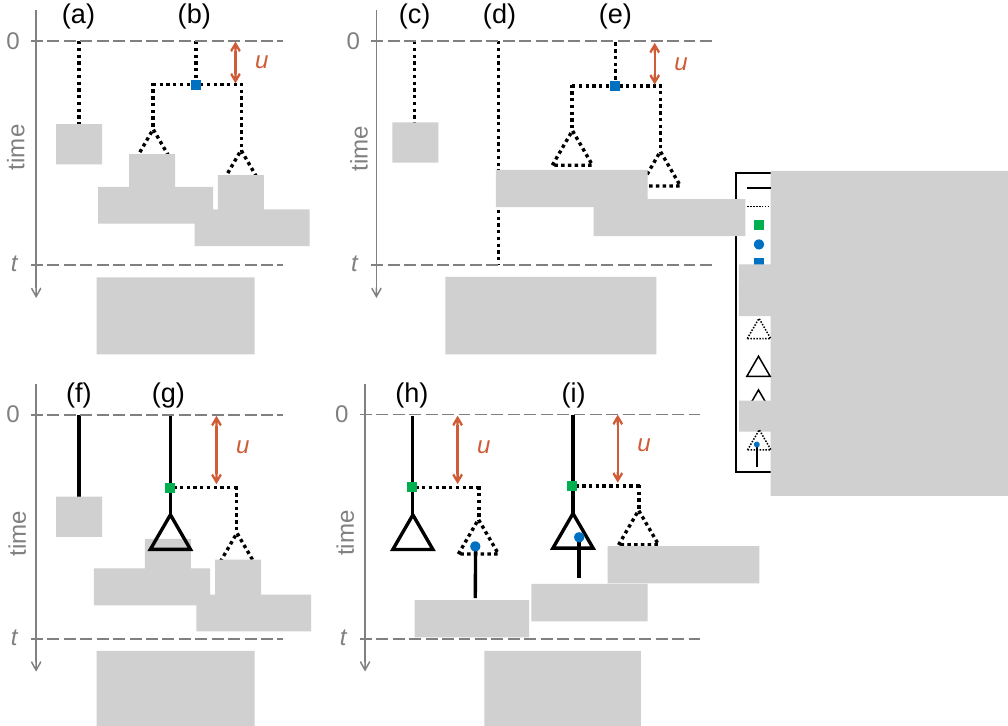
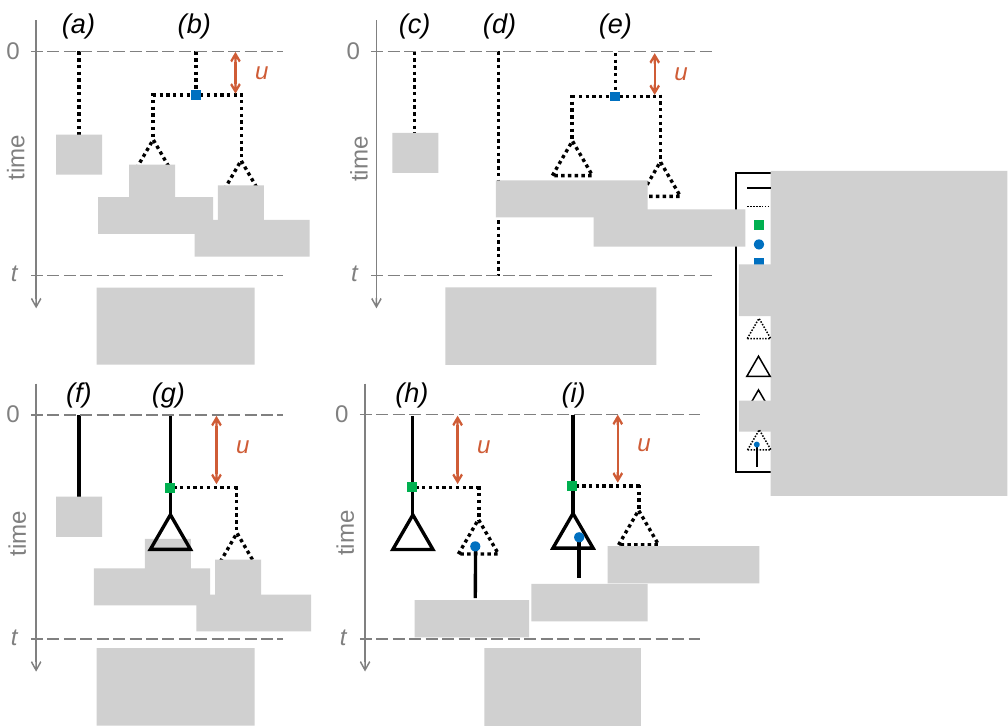
Before and after one commit to pierre-veron/PBD_analog, a slide deck: slide 1 of illustrations/schema_probas.pptx. Drawn at 1008x726 pixels with LibreOffice and Linux fonts; fonts in the diff are those of the drawing; grey boxes stand for pictures. Boxes give left, top, right and bottom in pixels: in the first picture for what was removed or moved away, otherwise in the second. Text is boxed around its words. In the diff, an @@ line names an element or a change of style, - is before the commit and + after.

```diff
--- a/illustrations/schema_probas.pptx
+++ b/illustrations/schema_probas.pptx
@@ text "(a) (b) (c) (d) (e)" at box(62, 13, 632, 38): italic on @@
@@ 15 lines, 10 pictures, 9 texts, 4 triangles, 2 rectangles, 2 arrows, 2 double arrows: place and size @@
-15 lines, 10 pictures, 9 texts, 4 triangles, 2 rectangles, 2 arrows, 2 double arrows at box(3, 3, 746, 354)
+15 lines, 10 pictures, 9 texts, 4 triangles, 2 rectangles, 2 arrows, 2 double arrows at box(3, 13, 746, 364)
@@ text "(f) (g) (h) (i)" at box(66, 382, 586, 407): italic on @@
```
Also in this commit, not shown: 17 other files.
